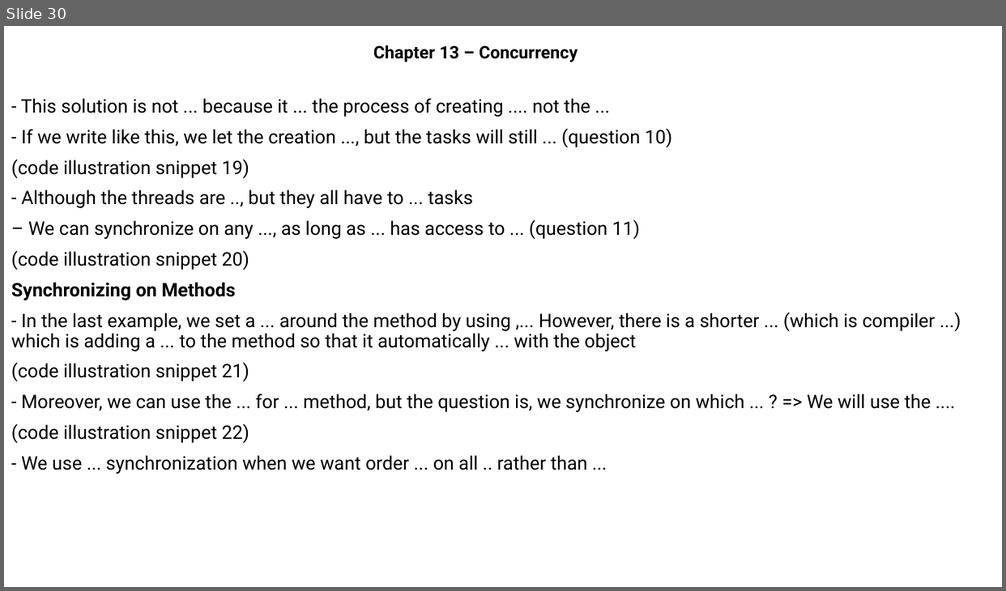
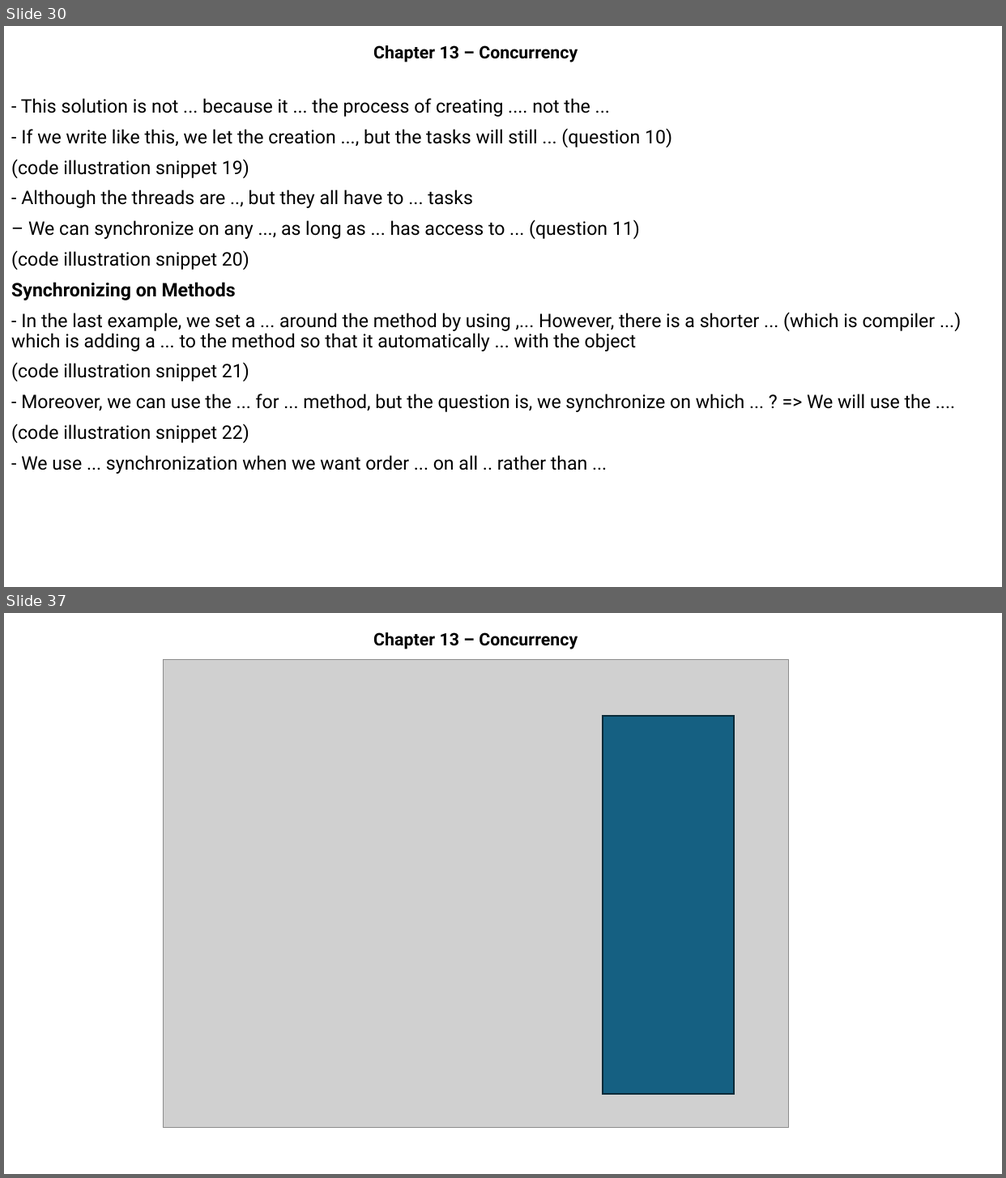
Before and after one commit to MaiDinhVinh/CS-Java, a slide deck: OCP17/Chapter 13 - Concurrency.pptx. Shown one above the other, each under a label of ours: slide 30 before the commit, slides 30 and 37 after it; the slides between them are not shown. The pictures are 1006x591 and 1006x1178 pixels, drawn with LibreOffice and Linux fonts; fonts in the diff are those of the drawing; grey boxes stand for pictures. Boxes give left, top, right and bottom in pixels: in the first picture for what was removed or moved away, otherwise in the second. Text is boxed around its words. In the diff, an @@ line names an element or a change of style, - is before the commit and + after.

```diff
--- a/OCP17/Chapter 13 - Concurrency.pptx
+++ b/OCP17/Chapter 13 - Concurrency.pptx
@@ slide 37 added at [4, 613, 1002, 1174], background #FFFFFF @@
@@ subtitle added at [373, 632, 577, 649], 16.6 pt, text #000000, bold @@
+Chapter 13 – Concurrency
@@ picture added at [163, 659, 789, 1127] @@
@@ rectangle added at [603, 717, 734, 1094], fill #156082, outline #092A39 1.5 pt @@
```
Also in this commit, not shown: 20 other slides added.
